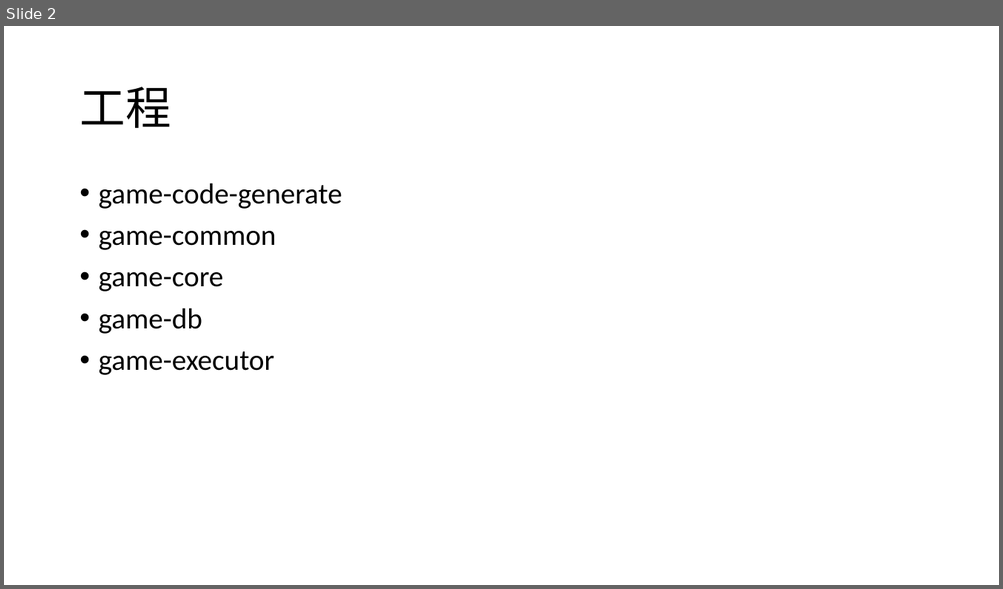
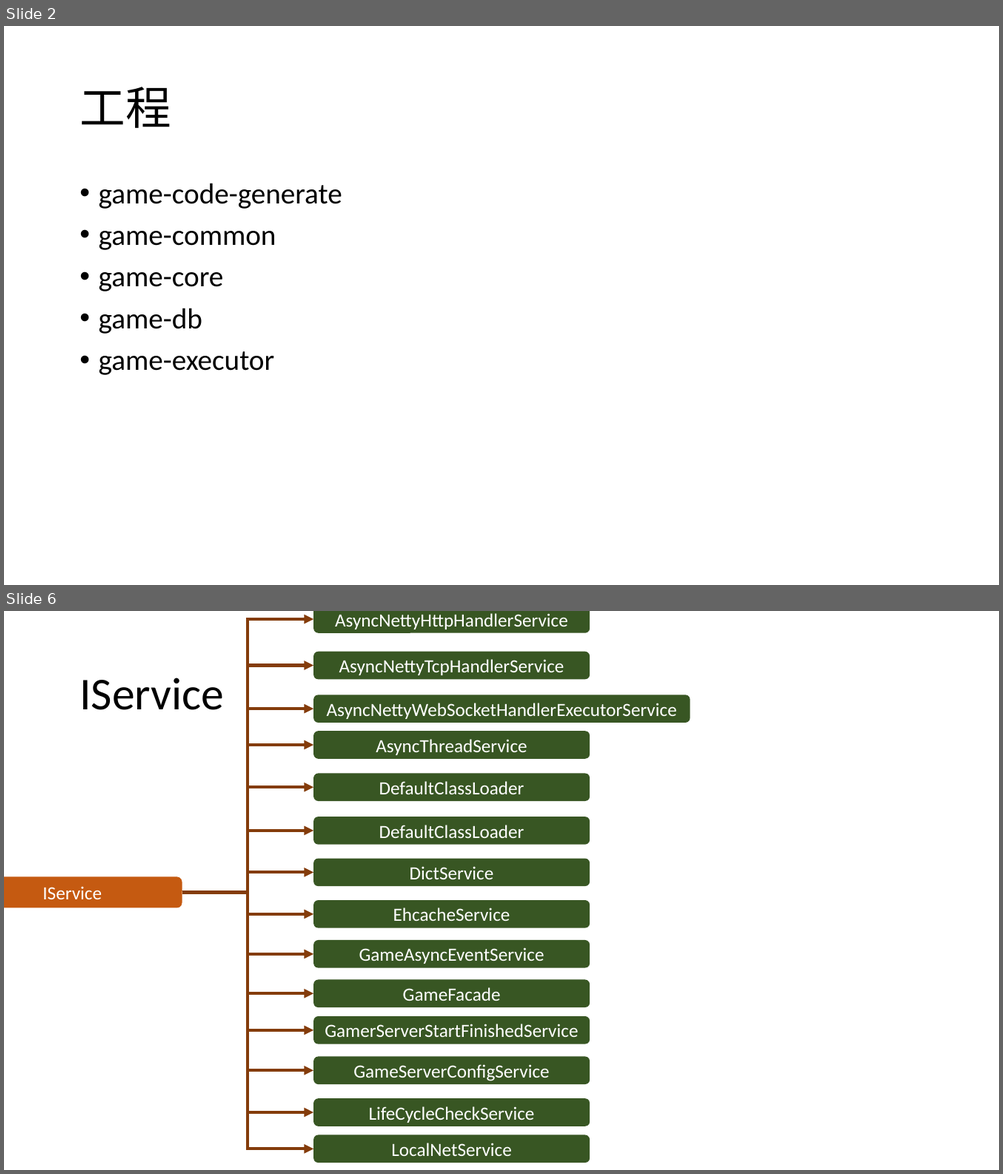
Before and after one commit to leixiangjian/design, a slide deck: netty-game-server.pptx. Shown one above the other, each under a label of ours: slide 2 before the commit, slides 2 and 6 after it; the slides between them are not shown. The pictures are 1003x589 and 1003x1174 pixels, drawn with LibreOffice and Linux fonts; fonts in the diff are those of the drawing. Boxes give left, top, right and bottom in pixels: in the first picture for what was removed or moved away, otherwise in the second. Text is boxed around its words. In the diff, an @@ line names an element or a change of style, - is before the commit and + after.

```diff
--- a/netty-game-server.pptx
+++ b/netty-game-server.pptx
@@ slide 6 added at <box>4,611,999,1170</box>, background #FFFFFF @@
@@ elbow arrow added from (182, 892) to (313, 619), #843C0B 3 pt @@
@@ rounded rectangle added at <box>313,611,589,632</box>, fill #385723, 18 pt, text #FFFFFF @@
+AsyncNettyHttpHandlerService
@@ rounded rectangle added at <box>313,651,589,679</box>, fill #385723, 18 pt, text #FFFFFF @@
+AsyncNettyTcpHandlerService
@@ elbow arrow added from (182, 892) to (313, 666), #843C0B 3 pt @@
@@ title added at <box>79,678,224,710</box>, 44 pt, text #000000 @@
+IService
@@ rounded rectangle added at <box>313,695,691,722</box>, fill #385723, 18 pt, text #FFFFFF @@
+AsyncNettyWebSocketHandlerExecutorService
@@ elbow arrow added from (182, 892) to (313, 709), #843C0B 3 pt @@
@@ rounded rectangle added at <box>313,731,589,759</box>, fill #385723, 18 pt, text #FFFFFF @@
+AsyncThreadService
@@ elbow arrow added from (182, 892) to (313, 745), #843C0B 3 pt @@
@@ elbow arrow added from (182, 892) to (313, 787), #843C0B 3 pt @@
@@ rounded rectangle added at <box>313,774,589,801</box>, fill #385723, 18 pt, text #FFFFFF @@
+DefaultClassLoader
@@ elbow arrow added from (182, 892) to (313, 831), #843C0B 3 pt @@
@@ rounded rectangle added at <box>313,817,589,845</box>, fill #385723, 18 pt, text #FFFFFF @@
+DefaultClassLoader
@@ elbow arrow added from (182, 892) to (313, 873), #843C0B 3 pt @@
@@ rounded rectangle added at <box>313,859,589,886</box>, fill #385723, 18 pt, text #FFFFFF @@
+DictService
@@ rounded rectangle added at <box>4,877,182,908</box>, fill #C55A11, 18 pt, text #FFFFFF @@
+IService
@@ elbow arrow added from (182, 892) to (313, 914), #843C0B 3 pt @@
@@ elbow arrow added from (182, 892) to (313, 954), #843C0B 3 pt @@
@@ elbow arrow added from (182, 892) to (313, 994), #843C0B 3 pt @@
@@ elbow arrow added from (182, 892) to (313, 1031), #843C0B 3 pt @@
@@ elbow arrow added from (182, 892) to (313, 1071), #843C0B 3 pt @@
@@ elbow arrow added from (182, 892) to (313, 1113), #843C0B 3 pt @@
@@ elbow arrow added from (182, 892) to (313, 1150), #843C0B 3 pt @@
@@ rounded rectangle added at <box>313,900,589,928</box>, fill #385723, 18 pt, text #FFFFFF @@
+EhcacheService
@@ rounded rectangle added at <box>313,940,589,968</box>, fill #385723, 18 pt, text #FFFFFF @@
+GameAsyncEventService
@@ rounded rectangle added at <box>313,980,589,1008</box>, fill #385723, 18 pt, text #FFFFFF @@
+GameFacade
@@ rounded rectangle added at <box>313,1017,589,1045</box>, fill #385723, 18 pt, text #FFFFFF @@
+GamerServerStartFinishedService
@@ rounded rectangle added at <box>313,1057,589,1085</box>, fill #385723, 18 pt, text #FFFFFF @@
+GameServerConfigService
@@ rounded rectangle added at <box>313,1099,589,1127</box>, fill #385723, 18 pt, text #FFFFFF @@
+LifeCycleCheckService
@@ rounded rectangle added at <box>313,1136,589,1163</box>, fill #385723, 18 pt, text #FFFFFF @@
+LocalNetService
```
Also in this commit, not shown: 2 slides changed, 1 other slide added, 1 other file.
